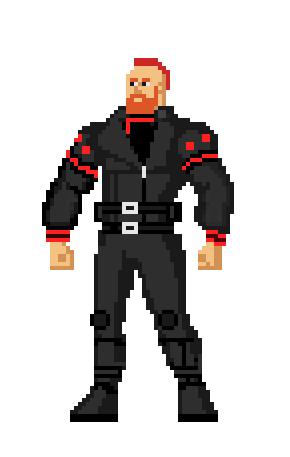
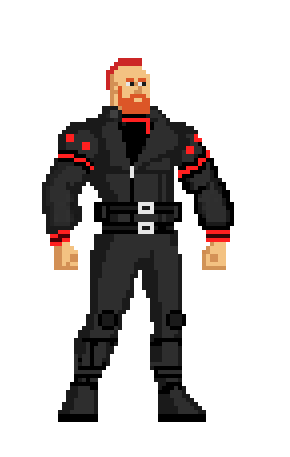
Before/after of a w=290, h=457 layered artwork. What changed in the layer stack:
painted on "Слой 5" over [left=42, top=58, right=234, bottom=422]
